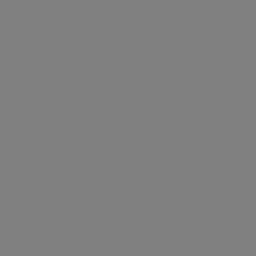
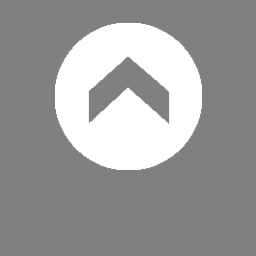
Comparing the layer stacks of the two 256px x 256px images. Changes:
added layer "Маркер" above "Стена" over [55, 23, 202, 170]
